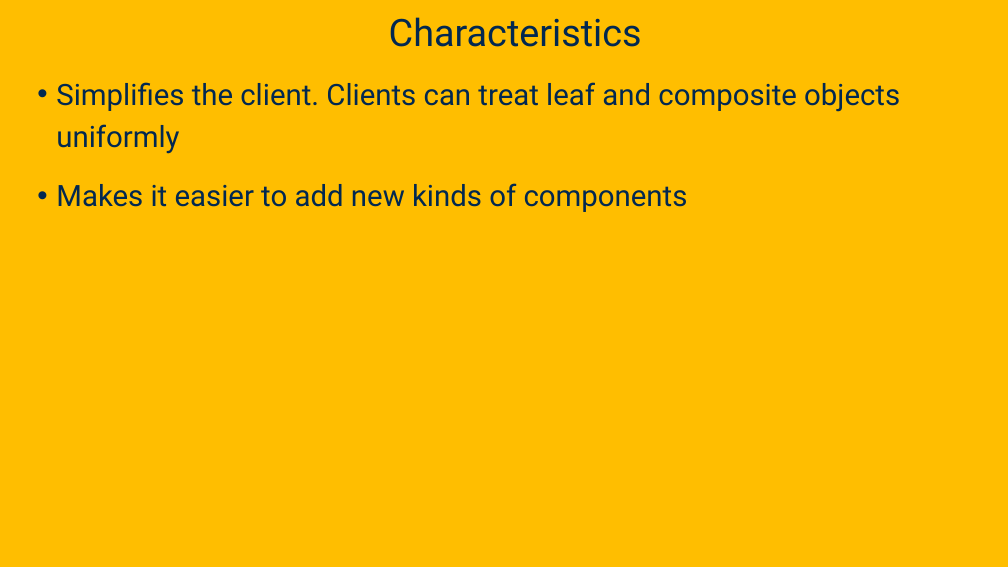
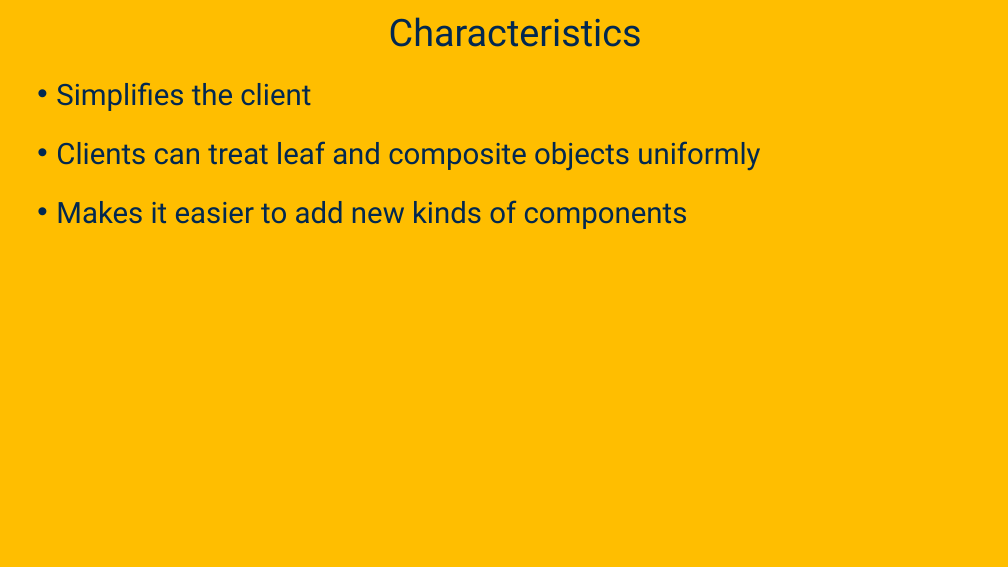
Before and after one commit to davsec-teaching/ecs160-f25, a slide deck: slide 49 of slides/8_design_patterns.pptx (slide 48 before the commit). Drawn at 1008x567 pixels with LibreOffice and Linux fonts; fonts in the diff are those of the drawing; background and template pictures are left out. Boxes give left, top, right and bottom in pixels: in the first picture for what was removed or moved away, otherwise in the second. Text is boxed around its words. In the diff, an @@ line names an element or a change of style, - is before the commit and + after.

```diff
--- a/slides/8_design_patterns.pptx
+++ b/slides/8_design_patterns.pptx
@@ text at bbox=[56, 82, 760, 171]: text changed @@
-• Simplifies the client. Clients can treat leaf and composite objects uniformly
+• Simplifies the client
+• Clients can treat leaf and composite objects uniformly
```
Also in this commit, not shown: 20 other slides changed, 3 slides added.
